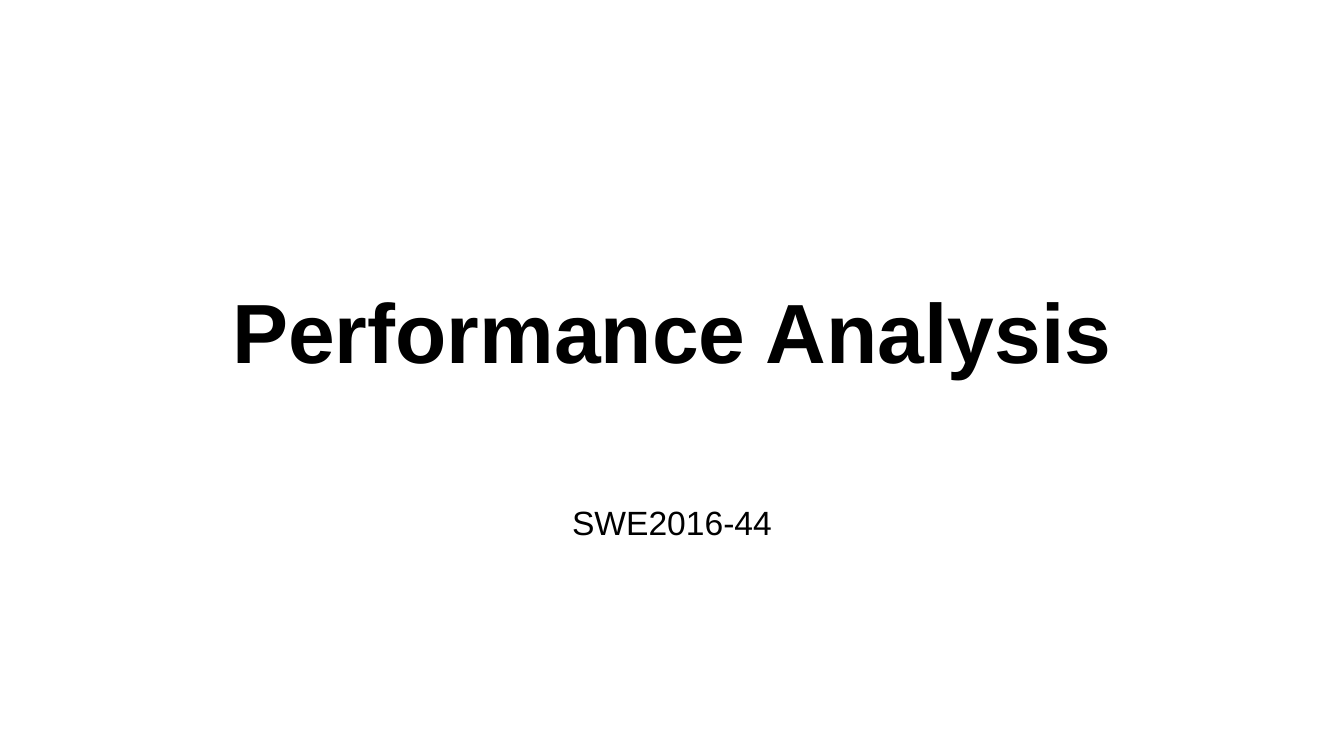
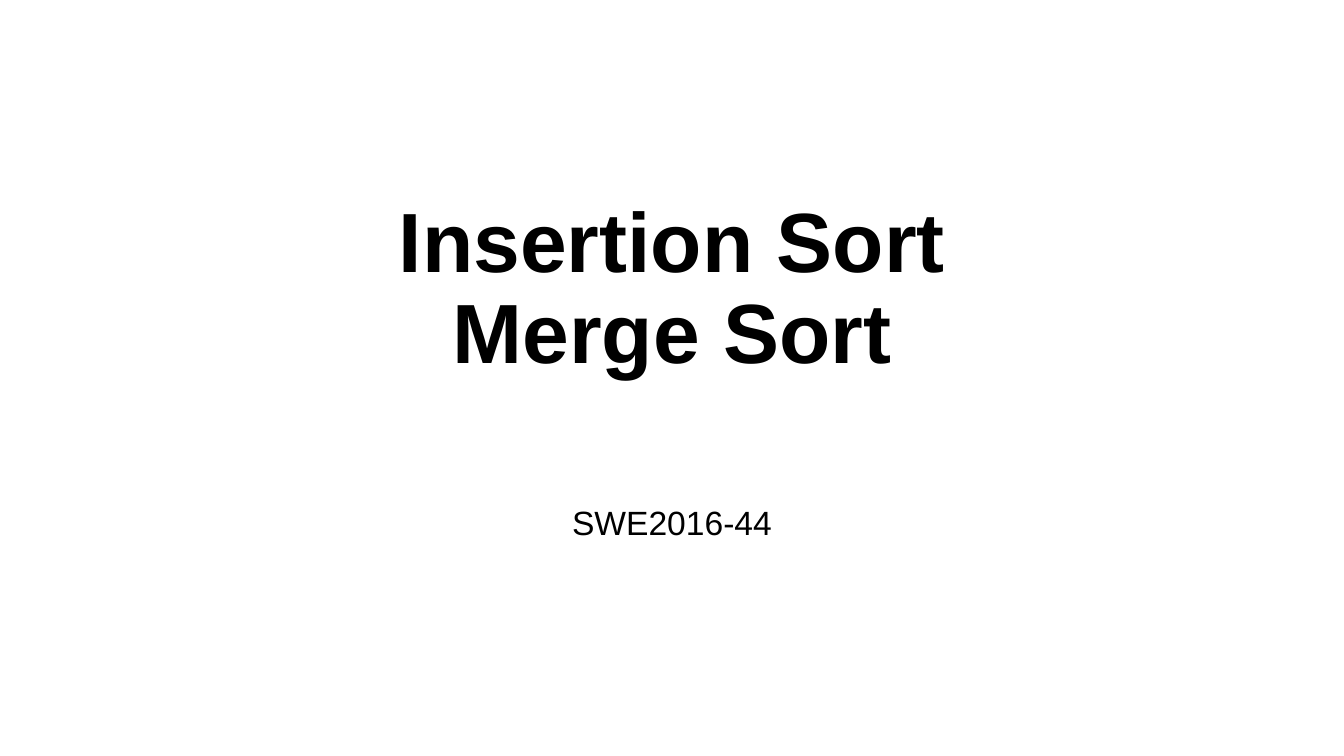
Before and after one commit to mlailab-skku/mlailab-skku.github.io, a slide deck: slide 1 of files/insertion_and_merge_sort.pptm. Drawn at 1344x756 pixels with LibreOffice and Linux fonts; fonts in the diff are those of the drawing. Boxes give left, top, right and bottom in pixels: in the first picture for what was removed or moved away, otherwise in the second. Text is boxed around its words. In the diff, an @@ line names an element or a change of style, - is before the commit and + after.

```diff
--- a/files/insertion_and_merge_sort.pptm
+++ b/files/insertion_and_merge_sort.pptm
@@ title at (x1=399, y1=211, x2=945, y2=379): text changed @@
-Performance Analysis
+Insertion Sort
+Merge Sort
```
Also in this commit, not shown: 5 other slides changed, 10 slides added, 4 other files.
